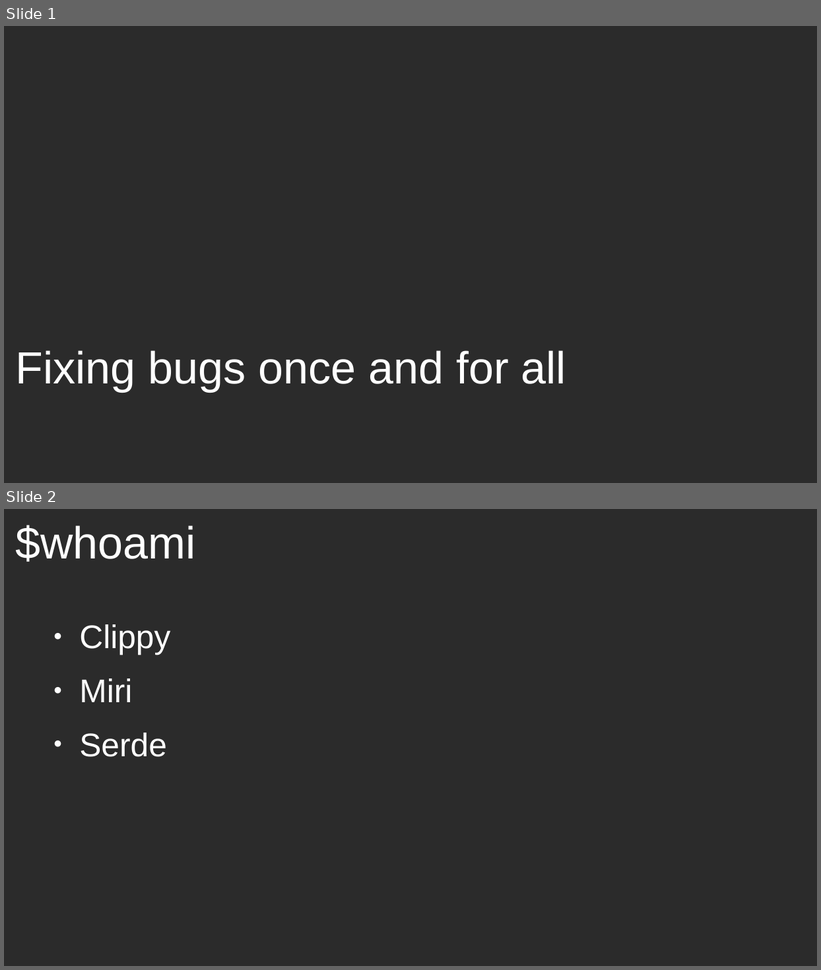
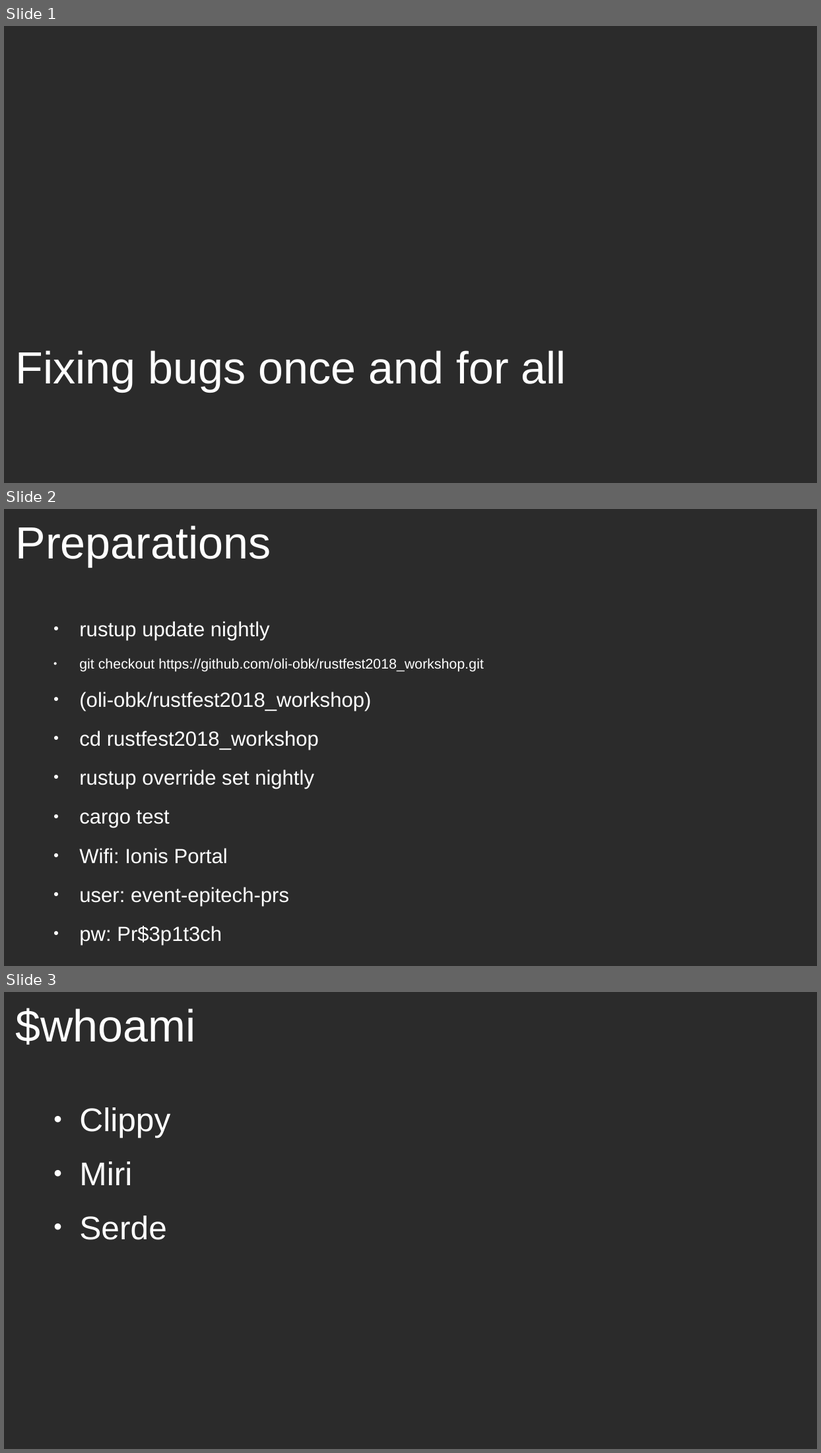
Before and after one commit to oli-obk/rustfest2018_workshop, a slide deck: presentation.odp. Shown one above the other, each under a label of ours: slides 1 and 2 before the commit, slides 1, 2 and 3 after it. The pictures are 821x970 and 821x1453 pixels, drawn with LibreOffice and Linux fonts; fonts in the diff are those of the drawing; background and template pictures are left out; a plain dark background stands for a picture behind light text. Boxes give left, top, right and bottom in pixels: in the first picture for what was removed or moved away, otherwise in the second. Text is boxed around its words. In the diff, an @@ line names an element or a change of style, - is before the commit and + after.

```diff
--- a/presentation.odp
+++ b/presentation.odp
@@ slide 2 added at (x1=4, y1=509, x2=817, y2=966), background picture (left out) @@
@@ title added at (x1=16, y1=525, x2=271, y2=567), 44 pt, text #FFFFFF @@
+Preparations
@@ text added at (x1=79, y1=621, x2=484, y2=945), 20 pt, text #FFFFFF @@
+● rustup update nightly
+● git checkout https://github.com/oli-obk/rustfest2018_workshop.git
+● (oli-obk/rustfest2018_workshop)
+● cd rustfest2018_workshop
+● rustup override set nightly
+● cargo test
+● Wifi: Ionis Portal
+● user: event-epitech-prs
+● pw: Pr$3p1t3ch
@@ what was slide 2 is now slide 3 @@
```
Also in this commit, not shown: 5 other slides added, 1 slide removed, 6 other files.
